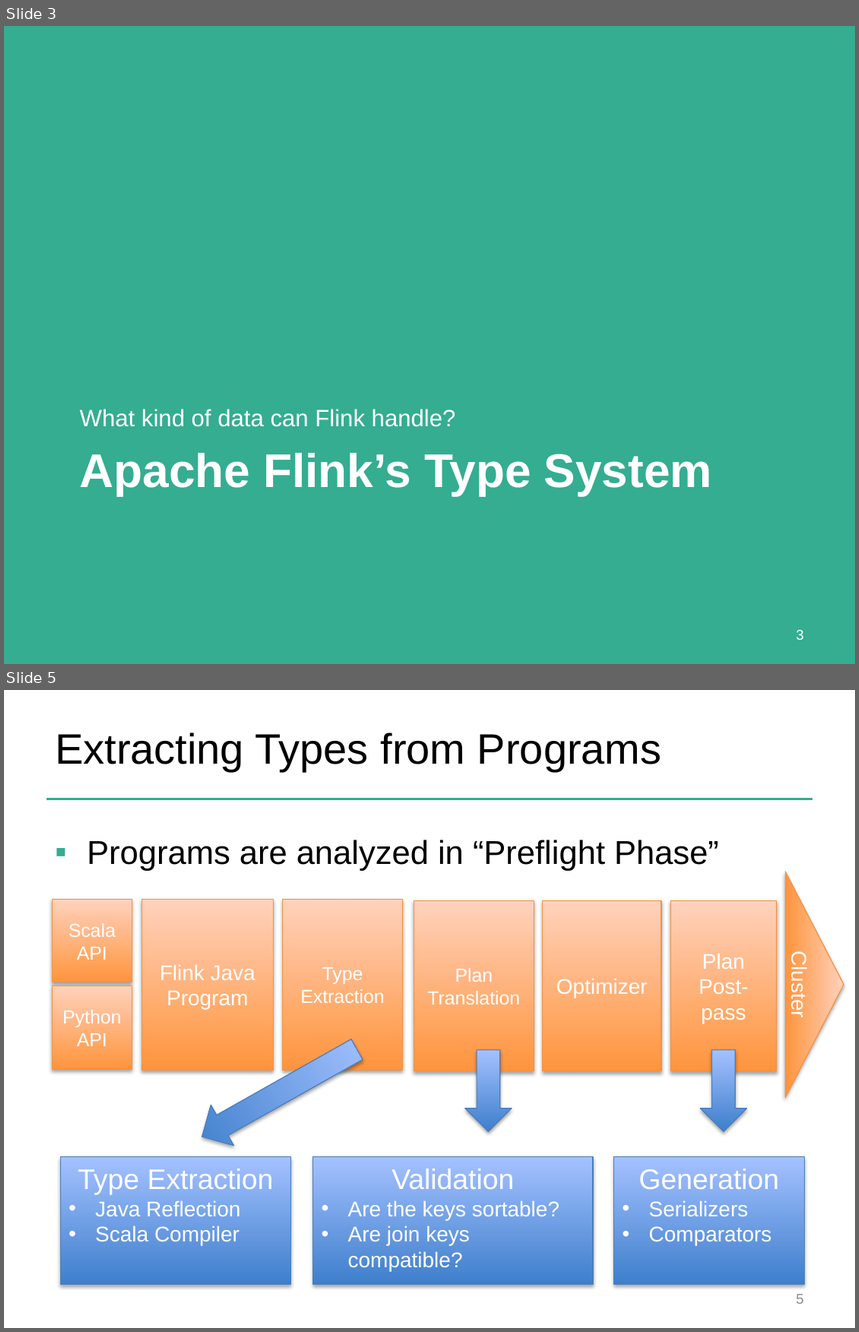
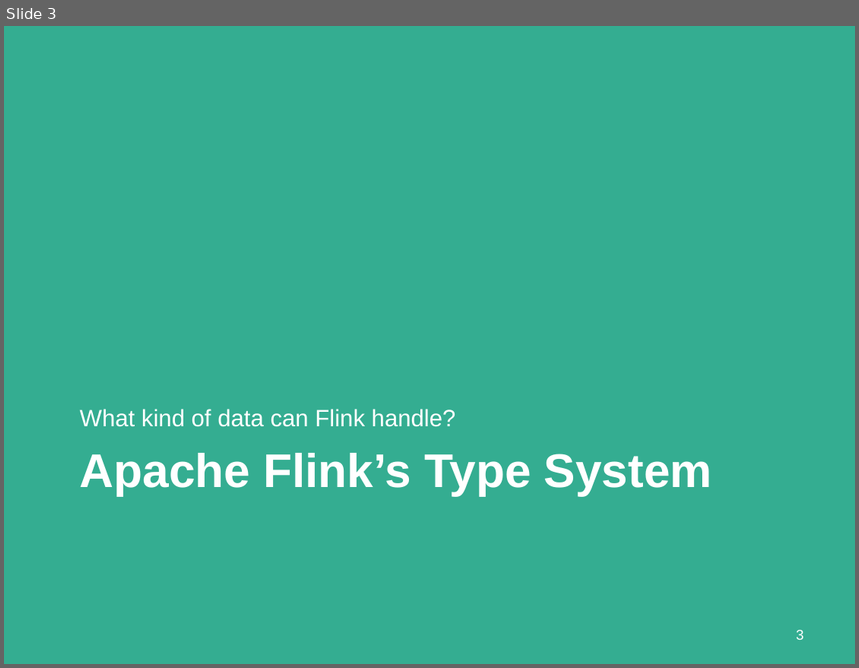
Before and after one commit to dataArtisans/flink-training-web, a slide deck: slides/flink_batch_advanced.pptx. Shown one above the other, each under a label of ours: slides 3 and 5 before the commit, slide 3 after it; the slides between them are not shown. The pictures are 859x1332 and 859x668 pixels, drawn with LibreOffice and Linux fonts; fonts in the diff are those of the drawing; background and template pictures are left out. Boxes give left, top, right and bottom in pixels: in the first picture for what was removed or moved away, otherwise in the second. Text is boxed around its words. In the diff, an @@ line names an element or a change of style, - is before the commit and + after.

Commit message:
Separated DataSet Advanced and Table API slides. Reworked data types and key section in DataSet Advanced

```diff
--- a/slides/flink_batch_advanced.pptx
+++ b/slides/flink_batch_advanced.pptx
@@ slide 5 removed at (x1=4, y1=690, x2=855, y2=1328), background #FFFFFF @@
@@ title removed at (x1=55, y1=733, x2=662, y2=771) @@
-Extracting Types from Programs
@@ line removed from (47, 799) to (813, 799) @@
@@ text removed at (x1=87, y1=840, x2=719, y2=871) @@
-▪ Programs are analyzed in “Preflight Phase”
@@ triangle removed at (x1=786, y1=872, x2=845, y2=1098) @@
-Cluster
@@ rectangle removed at (x1=53, y1=900, x2=132, y2=983) @@
-Scala API
@@ rectangle removed at (x1=142, y1=900, x2=274, y2=1071) @@
-Flink Java Program
@@ rectangle removed at (x1=282, y1=900, x2=402, y2=1071) @@
-Type Extraction
@@ rectangle removed at (x1=414, y1=901, x2=534, y2=1072) @@
-Plan Translation
@@ rectangle removed at (x1=543, y1=901, x2=661, y2=1072) @@
-Optimizer
@@ rectangle removed at (x1=671, y1=901, x2=776, y2=1072) @@
-Plan Post-pass
@@ rectangle removed at (x1=53, y1=986, x2=132, y2=1070) @@
-Python API
@@ down arrow removed at (x1=190, y1=1029, x2=368, y2=1157) @@
@@ down arrow removed at (x1=465, y1=1050, x2=512, y2=1132) @@
@@ down arrow removed at (x1=700, y1=1050, x2=747, y2=1132) @@
@@ rectangle removed at (x1=60, y1=1157, x2=291, y2=1285) @@
-Type Extraction
-• Java Reflection
-• Scala Compiler
@@ rectangle removed at (x1=313, y1=1157, x2=593, y2=1285) @@
-Validation
-• Are the keys sortable?
-• Are join keys compatible?
@@ rectangle removed at (x1=614, y1=1157, x2=805, y2=1285) @@
-Generation
-• Serializers
-• Comparators
@@ page number removed at (x1=796, y1=1294, x2=804, y2=1304) @@
-5
```
Also in this commit, not shown: 3 slides changed, 11 slides added, 22 other slides removed, 1 other file.
